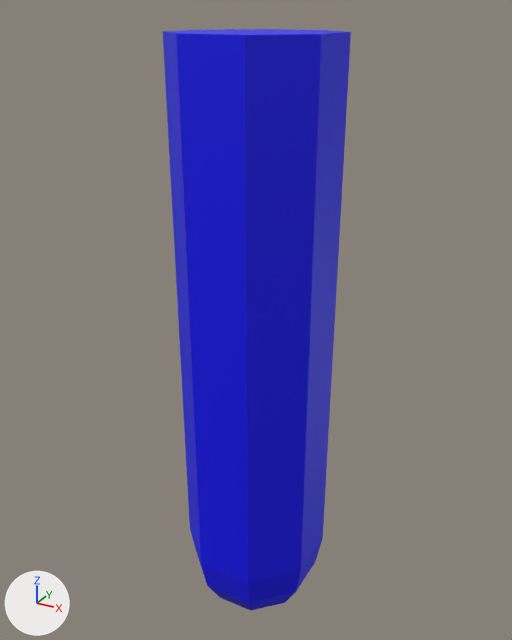
Two versions of the FBX model Assets/Models/PotionTube_Colour.fbx, one commit apart.
One viewpoint serves both versions: a 50 mm camera at (0.0999, -0.1815, 0.2087) aimed at (-0.0024, 0.0046, 0.1156). Arrows for +X, +Y and +Z are at lower left; the lights stay in place.

The scene before the commit, as lines of its bpy script (objects in view):
```python
mat_potion = principled_material('Potion')
mat_potion.base_color = (0.0, 0.0, 0.869)  # blue #0000f0
me_cylinder_019 = bpy.data.meshes.new('Cylinder.019')
me_cylinder_019.from_pydata(...)  # 42 vertices, 48 faces; spans x -0.024..0.024, y -0.024..0.024, z 0.005..0.203
me_cylinder_019.materials.append(mat_potion)  # blue #0000f0
ob_potiontubeliquid = bpy.data.objects.new('PotionTubeLiquid', me_cylinder_019)
ob_potiontubeliquid.location = (0.0, 0.0, 0.0)
```
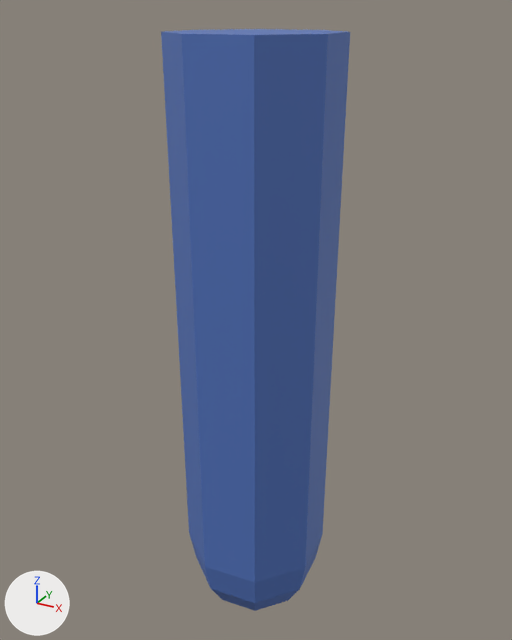
Changed parts and their boxes [x1, y1, x2, y2] in the pictures (512 x 640 px):
'PotionTubeLiquid', recoloured, turned
    before: [163, 29, 351, 610]
    after: [161, 29, 350, 611]

Edits to the bpy script that builds the scene:
```text
Change mat_potion:
    mat_potion.base_color: (0.0, 0.0, 0.869) -> (0.0838, 0.172, 0.507)  # blue #0000f0 -> blue #5273bd
Change ob_potiontubeliquid:
    ob_potiontubeliquid.rotation_euler: (0.0, 0.0, 0.0) -> (0.0, 0.0, 0.0873)  # degrees (0, 0, 0) -> degrees (0, 0, 5)
```
